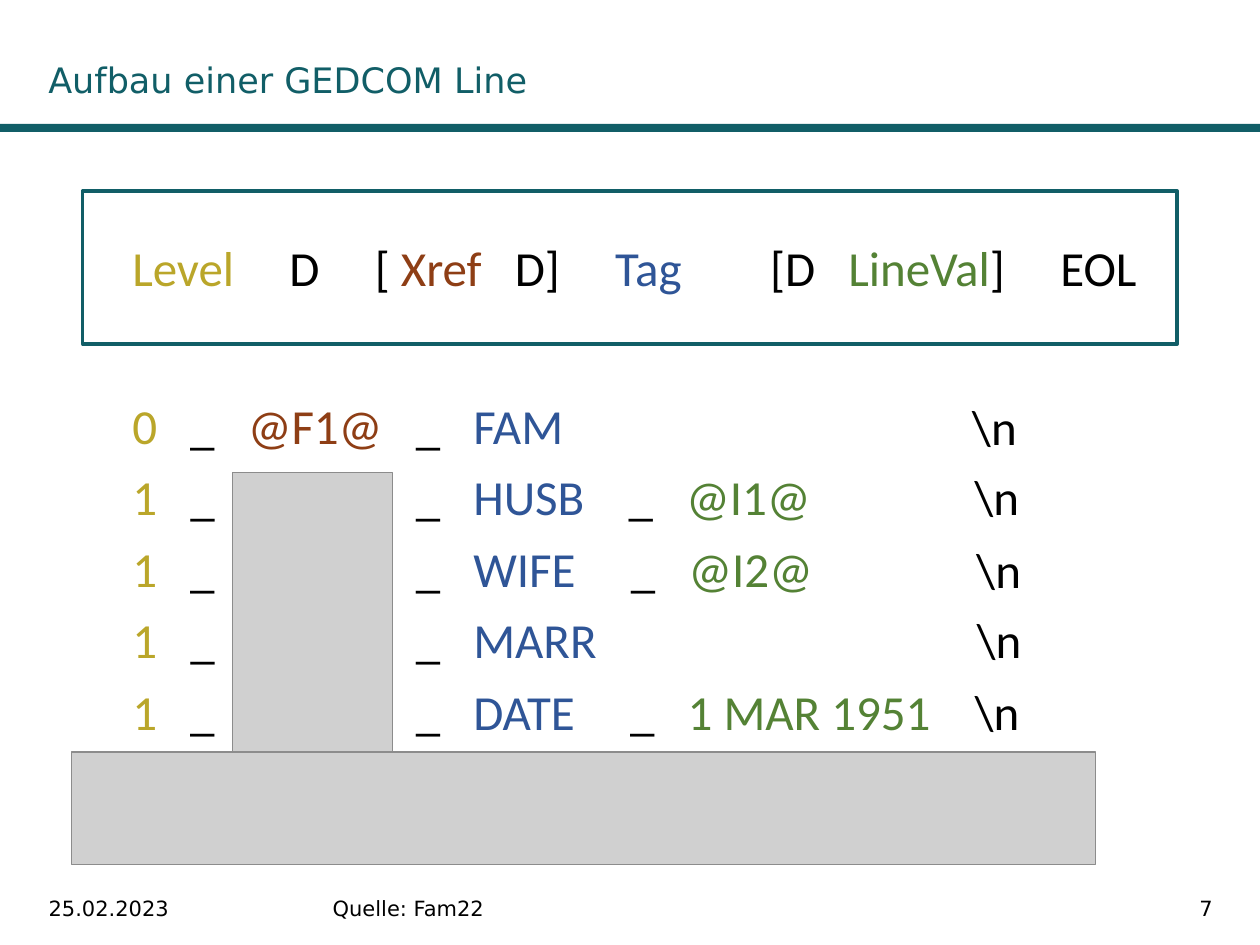
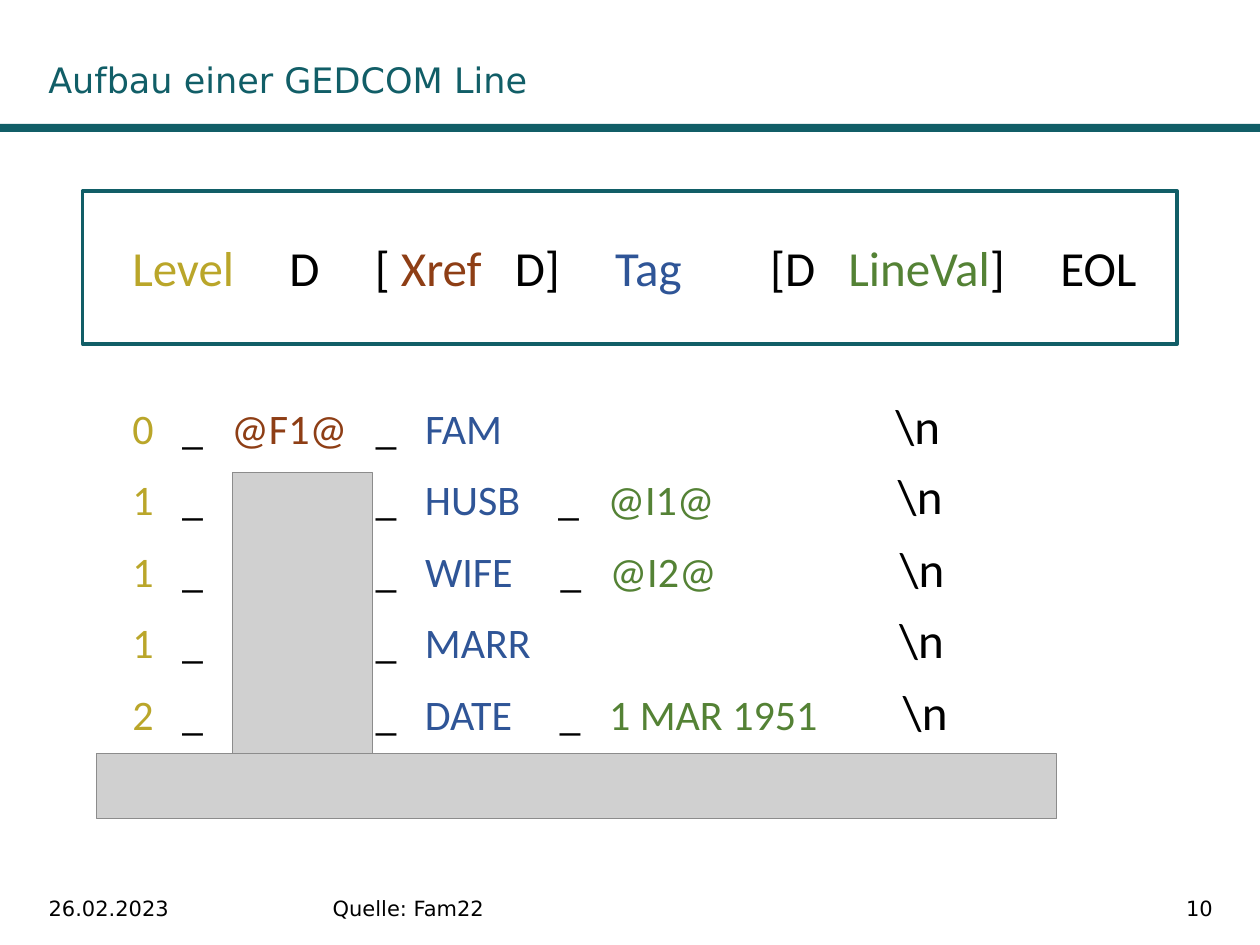
Before and after one commit to DwieDave/gedcom.js, a slide deck: slide 10 of doc/Teamprojekt_GedcomJS_MariusMueller_DavidGruber.pptx (slide 7 before the commit). Drawn at 1260x945 pixels with LibreOffice and Linux fonts; fonts in the diff are those of the drawing; grey boxes stand for pictures; background and template pictures are left out. Boxes give left, top, right and bottom in pixels: in the first picture for what was removed or moved away, otherwise in the second. Text is boxed around its words. In the diff, an @@ line names an element or a change of style, - is before the commit and + after.

Commit message:
Präsentation

```diff
--- a/doc/Teamprojekt_GedcomJS_MariusMueller_DavidGruber.pptx
+++ b/doc/Teamprojekt_GedcomJS_MariusMueller_DavidGruber.pptx
@@ picture: place and size @@
-picture at box(233, 472, 393, 819)
+picture at box(233, 472, 373, 819)
@@ size 28 to 24 pt in 4 elements at box(120, 747, 984, 819), box(132, 481, 715, 526), box(132, 416, 502, 449), box(132, 553, 717, 598) @@
@@ 3 texts: place and size @@
-3 texts at box(972, 411, 1021, 590)
+3 texts at box(896, 410, 945, 589)
@@ text "1 _ @F1@ _ MARR ..." at box(132, 624, 944, 669): size 28 to 24 pt in "1 _ @F1@ _ MARR" @@
@@ text at box(132, 696, 948, 741): text changed; size 28 to 24 pt @@
-1 _ @F1@ _ DATE _ 1 MAR 1951 \n
+2 _ @F1@ _ DATE _ 1 MAR 1951 \n
@@ text "\n": place and size @@
-text "\n" at box(968, 745, 1058, 816)
+text "\n" at box(890, 747, 980, 819)
@@ picture: place and size @@
-picture at box(72, 752, 1095, 864)
+picture at box(96, 753, 1056, 819)
@@ text at box(49, 900, 169, 917): text changed @@
-25.02.2023
+26.02.2023
@@ page number at box(1186, 900, 1213, 917): text changed @@
-7
+10
```
Also in this commit, not shown: 9 other slides changed, 20 slides added, 1 slide removed, 3 other files.
